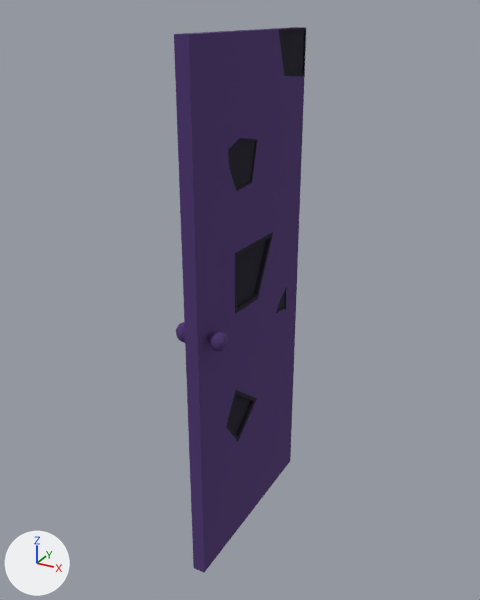
The FBX model Assets/Models/Models/CorruptionDarkDoor.fbx: old version first, new version second.
Both versions are drawn from a camera (50 mm lens) standing at (3.02, -2.619, 1.879) and looking at (2.026, -0.81, 0.975). The lights are fixed; the arrows at lower left show +X, +Y and +Z. Where no turn or scale is listed for an object, it has been applied to the vertices.

The scene before the commit, as lines of its bpy script (objects in view):
```python
me_cube_006 = bpy.data.meshes.new('Cube.006')
me_cube_006.from_pydata(...)  # 560 vertices, 528 faces; spans x -0.09..0.09, y -0.72..-0.01, z 0.0..1.73
# faces by material slot: [332, 196]
me_cube_006.materials.append(mat_corruptiondark1)  # dark purple #4e3473
me_cube_006.materials.append(mat_corruptiondark3)  # black #151126
ob_corruptiondarkdoor = bpy.data.objects.new('CorruptionDarkDoor', me_cube_006)
ob_corruptiondarkdoor.location = (2.054, -0.444, 0.089)
```
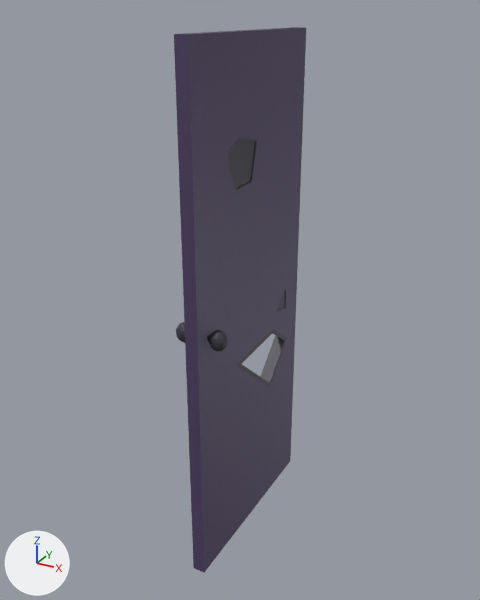
Where the newer file only moved an object's origin or applied its transform, the numbers keep the older frame.

Location of each change, [x1, y1, x2, y2] in pixels of the pictures (480 x 600 px):
part 1 of me_cube_006, cut back
    both: [211, 28, 306, 493]
part 2 of me_cube_006, recoloured
    both: [174, 27, 306, 572]
part 3 of me_cube_006, recoloured
    both: [228, 138, 287, 313]

Diff of the bpy script that builds the scene:
```diff
--- a/Assets/Models/Models/CorruptionDarkDoor.fbx.py
+++ b/Assets/Models/Models/CorruptionDarkDoor.fbx.py
@@ img_corruptiondarkdoor2_png @@
+img_corruptiondarkdoor2_png = load_image('CorruptionDarkDoor2.png', '../Textures/CorruptionDarkDoor2.png', 1024, 1024, 'sRGB')
@@ mat_corruptiondarkdoorimage @@
+mat_corruptiondarkdoorimage = principled_material('CorruptionDarkDoorImage')
+mat_corruptiondarkdoorimage.texture = img_corruptiondarkdoor2_png
@@ me_cube_006 @@
 # used by ob_corruptiondarkdoor; location = (2.054, -0.444, 0.089)
-me_cube_006.from_pydata(...)  # 560 vertices, 528 faces; spans x -0.09..0.09, y -0.72..-0.01, z 0.0..1.73
+me_cube_006.from_pydata(...)  # 505 vertices, 478 faces; spans x -0.09..0.09, y -0.72..-0.01, z 0.0..1.73
+# me_cube_006 part 1
+# 91 vertices are removed from x -0.02..0.02, y -0.56..-0.01, z 0.39..1.73
+# 115 faces are deleted
+# 8 vertices move from x -0.02..0.07, y -0.67..-0.01, z 0.44..1.66 to x -0.02..0.07, y -0.67..-0.01, z 0.56..1.66
+# 36 vertices are added at x -0.02..0.02, y -0.49..-0.06, z 0.48..0.94
+# 65 new faces join them
+# me_cube_006 part 2: 302 faces spanning x -0.09..0.09, y -0.72..-0.01, z 0.0..1.73 switch from mat_corruptiondark1 (dark purple #4e3473) to mat_corruptiondarkdoorimage (picture img_corruptiondarkdoor2_png)
+# me_cube_006 part 3: 115 faces spanning x -0.02..0.02, y -0.65..-0.06, z 0.04..1.54 switch from mat_corruptiondark3 (black #151126) to mat_corruptiondarkdoorimage (picture img_corruptiondarkdoor2_png)
```
